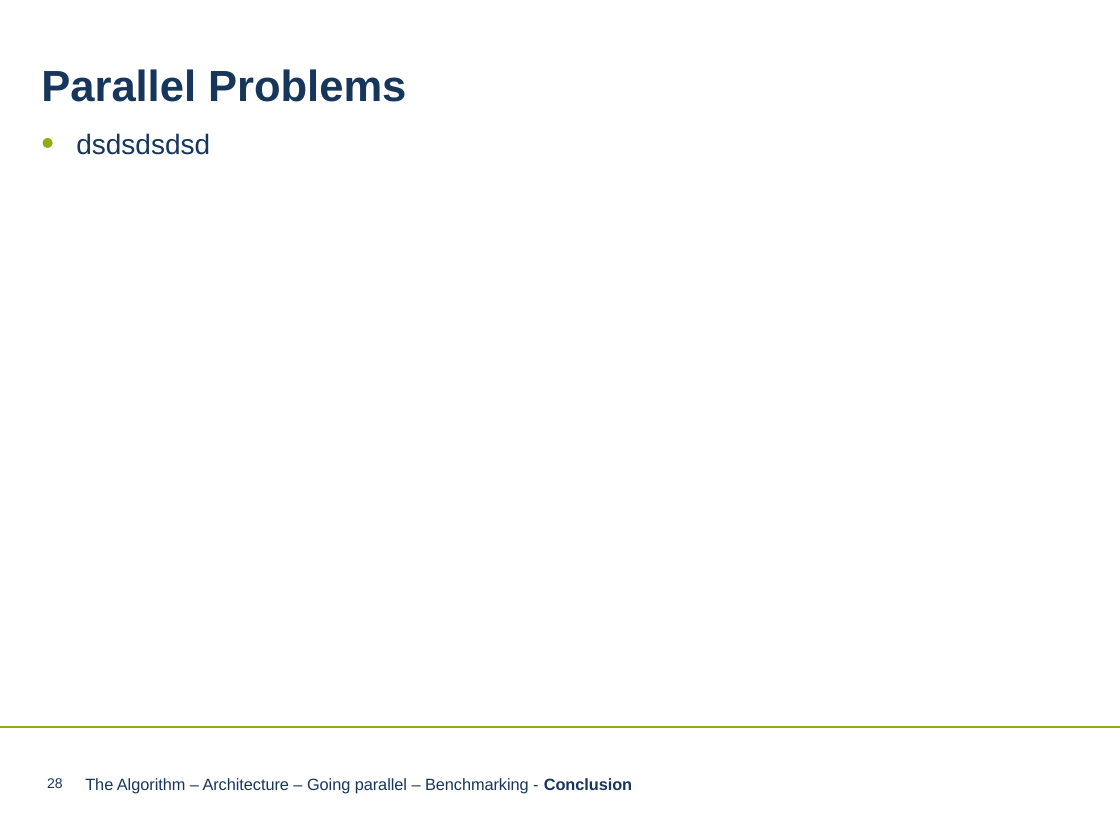
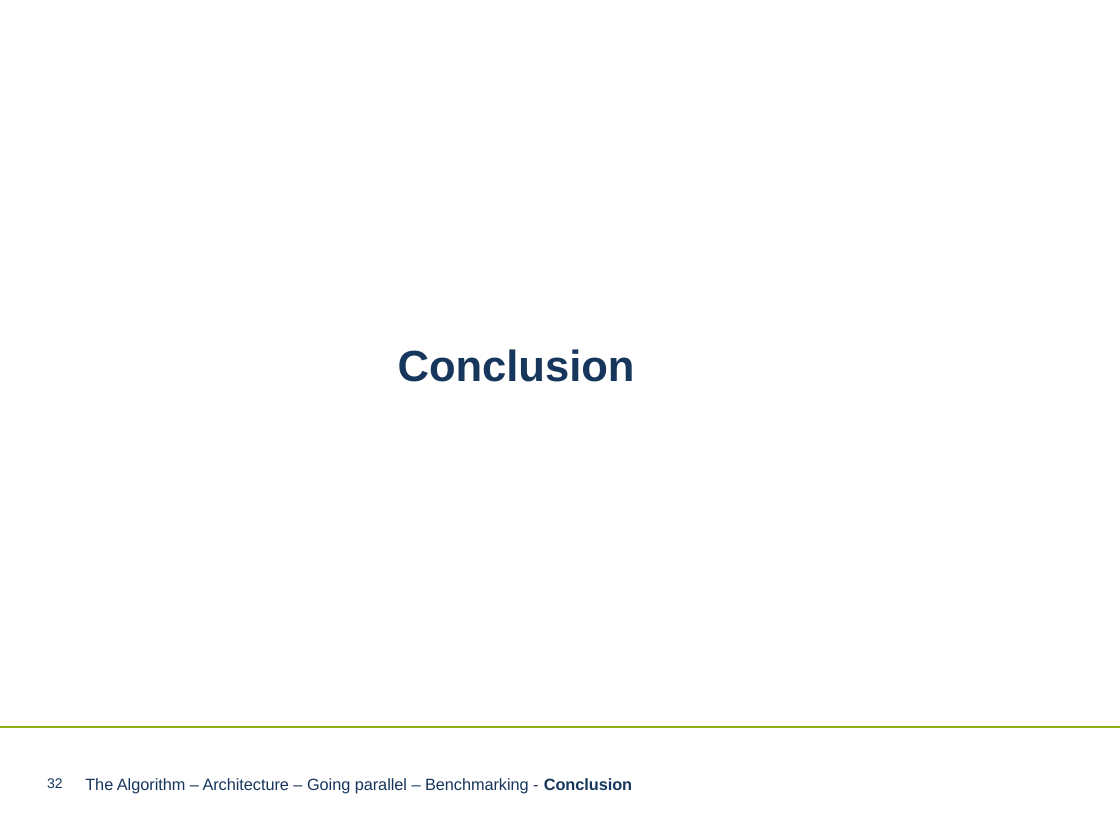
Before and after one commit to LnFlg/Perceptron, a slide deck: slide 32 of Perceptron Algorithm neueres PPT-Format.pptx (slide 28 before the commit). Drawn at 1120x840 pixels with LibreOffice and Linux fonts; fonts in the diff are those of the drawing; background and template pictures are left out. Boxes give left, top, right and bottom in pixels: in the first picture for what was removed or moved away, otherwise in the second. Text is boxed around its words. In the diff, an @@ line names an element or a change of style, - is before the commit and + after.

```diff
--- a/Perceptron Algorithm neueres PPT-Format.pptx
+++ b/Perceptron Algorithm neueres PPT-Format.pptx
@@ text removed at (41,69,406,102) @@
-Parallel Problems
@@ text removed at (76,133,210,155) @@
-• dsdsdsdsd
@@ text added at (398,349,635,382), 28 pt, text #17365C, bold @@
+Conclusion
@@ page number at (47,778,63,788): text changed @@
-28
+32
```
Also in this commit, not shown: 26 other slides changed, 4 slides added.
